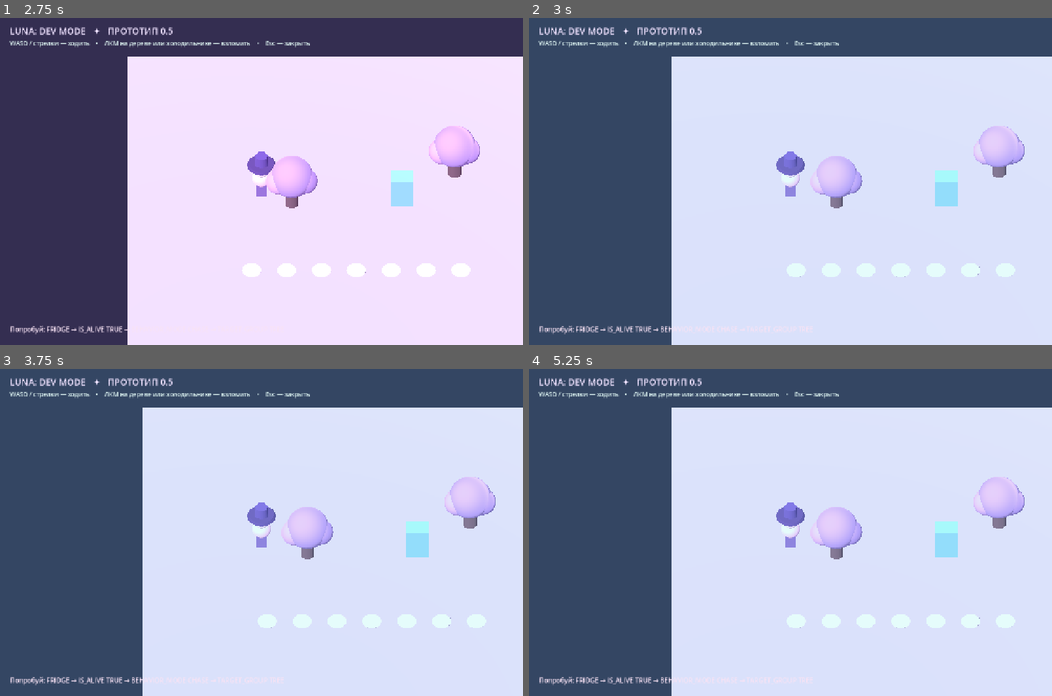
Above: before the commit, frames 1-4 (two rows, left to right).
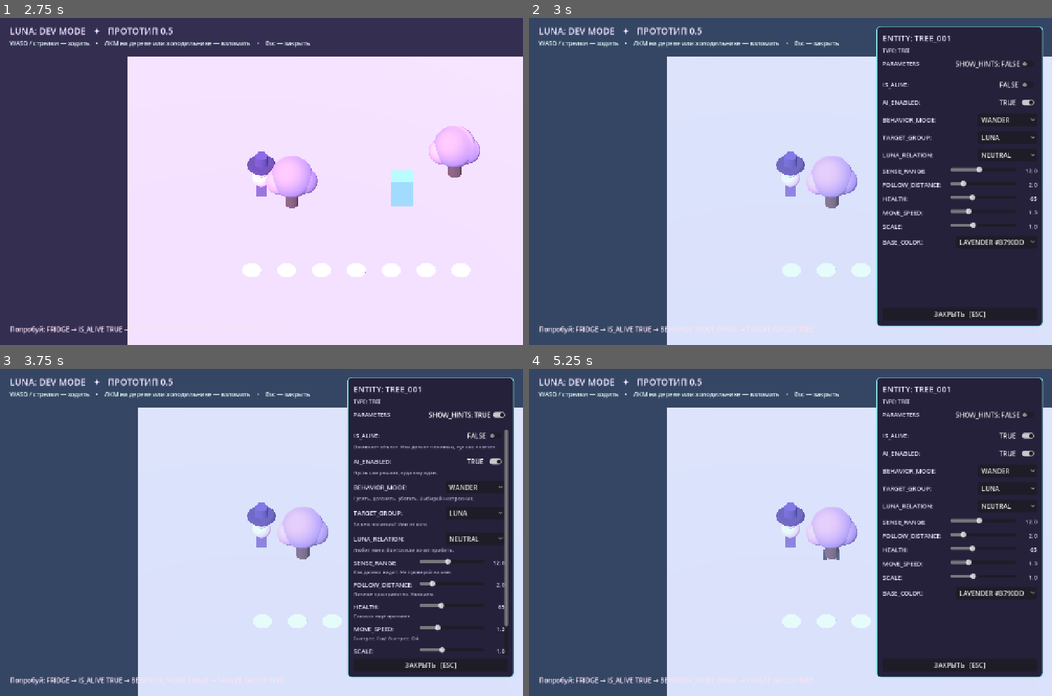
Above: after the commit, the same moments.

Repository: 0ri-space-cat/luna-dev-mode
Game: Godot game, scene res://scenes/main.tscn
Two runs of this game, one before a commit and one after it. Both use one fixed random seed, a clock stepped at 60 frames per second and the inputs below.
Inputs (mouse positions are in pixels of both pictures, inside the frame that each line leads up to):
- Up to frame 1 (2.75 s): tap Enter at 0.5 s; move the mouse to (235, 246) at 0.52 s; hold W (move_forward) 0.53-1.25 s; click (235, 246) at 0.67 s; drag from (418, 230) to (235, 246) at 1.27 s; tap Space at 2 s; move the mouse to (104, 132) at 2.02 s; hold A (move_left) from 2.03 s (still down)
- Up to frame 2 (3 s): release A (move_left) at 2.75 s; drag from (816, 181) to (633, 132) at 2.77 s
- Up to frame 3 (3.75 s): click (465, 414) at 3.5 s, where only the run after the commit has a clickable "SHOW_HINTS: FALSE"
- Up to frame 4 (5.25 s): click (994, 414) at 4.25 s, where only the run after the commit has a clickable "SHOW_HINTS: TRUE"; click (1015, 434) at 5 s, where only the run after the commit has a clickable "FALSE"

Frame 1 is identical in both runs. In frame 2, 31% of the frame differs, in the area x 26-99%, y 2-100%; in frame 3, 31%; in frame 4, 31%.
Error before the commit: Parse Error: Function "_refresh_history()" not found in base self. (res://scripts/hack_editor.gd:79)

Commit message:
fix: remove stale inspector history call after hiding debug controls

Diff:
--- a/scripts/hack_editor.gd
+++ b/scripts/hack_editor.gd
@@ -76,7 +76,6 @@
 	layout.add_child(close_button)
 
 	visible = false
-	_refresh_history()
 
 
 func show_for(entity: Node3D) -> void:
